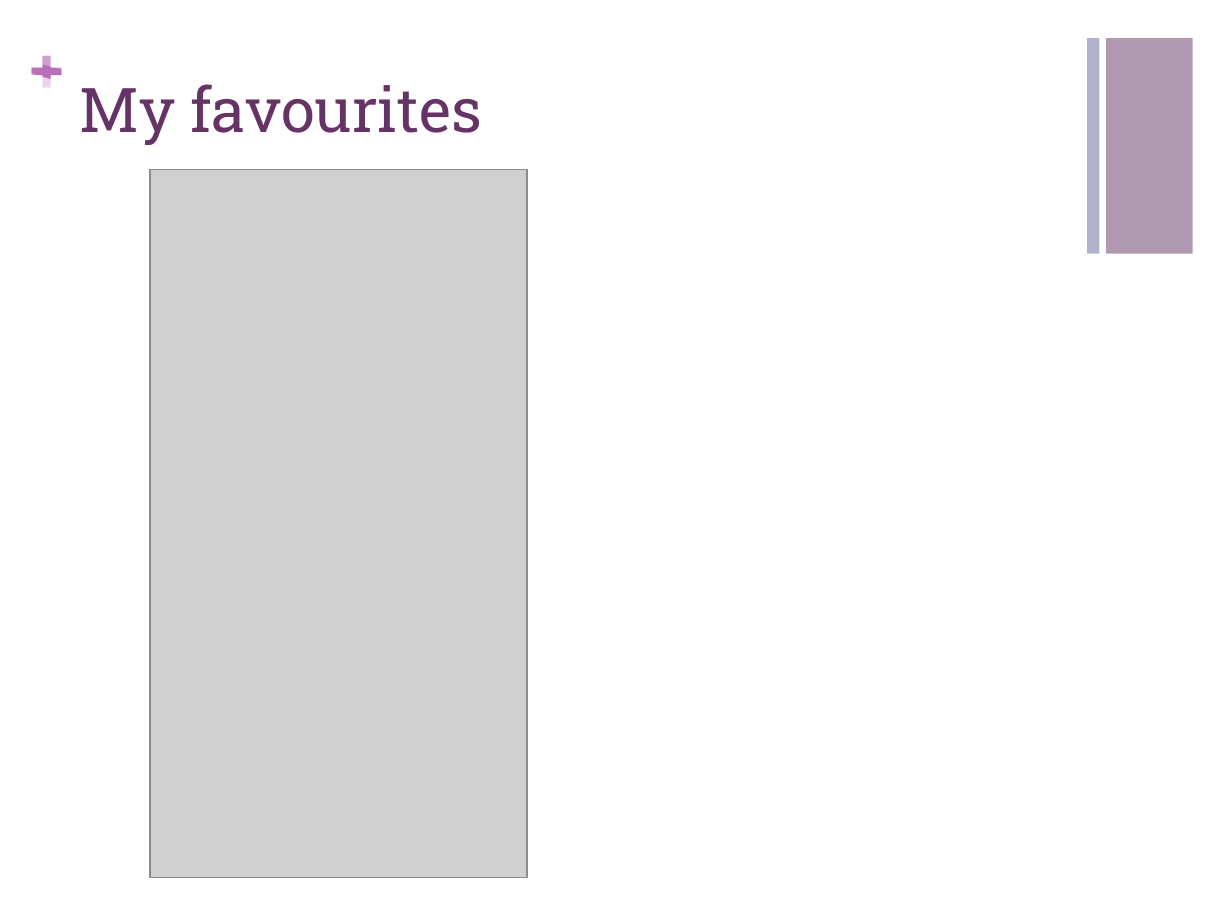
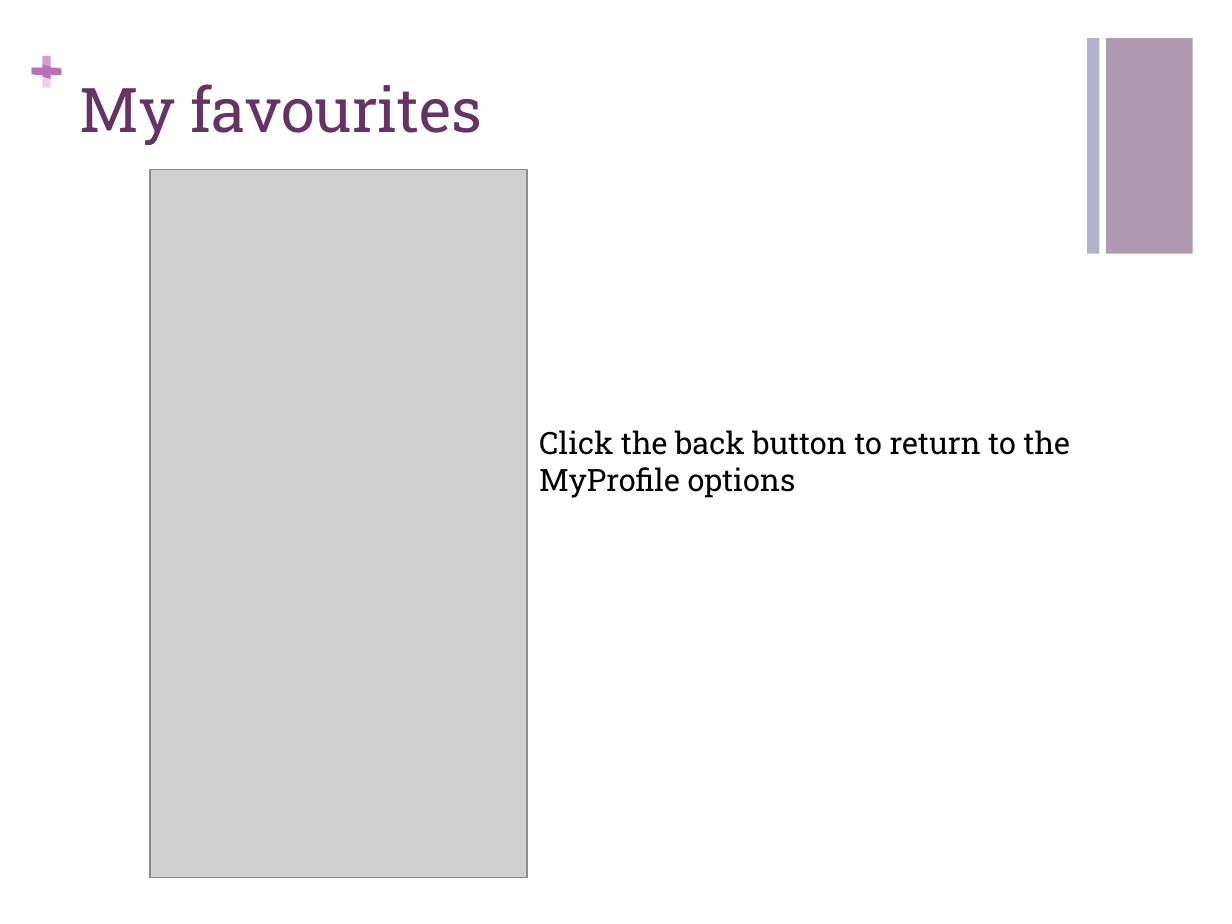
Before and after one commit to CMPUT301F14T05/CorgFu, a slide deck: slide 27 of StoryboardPresentation.pptx. Drawn at 1232x924 pixels with LibreOffice and Linux fonts; fonts in the diff are those of the drawing; grey boxes stand for pictures. Boxes give left, top, right and bottom in pixels: in the first picture for what was removed or moved away, otherwise in the second. Text is boxed around its words. In the diff, an @@ line names an element or a change of style, - is before the commit and + after.

```diff
--- a/StoryboardPresentation.pptx
+++ b/StoryboardPresentation.pptx
@@ text added at (539, 430, 1071, 498), 18 pt, text #000000 @@
+Click the back button to return to the
+MyProfile options
```
Also in this commit, not shown: 7 other slides changed, 1 slide added, 1 other file.
